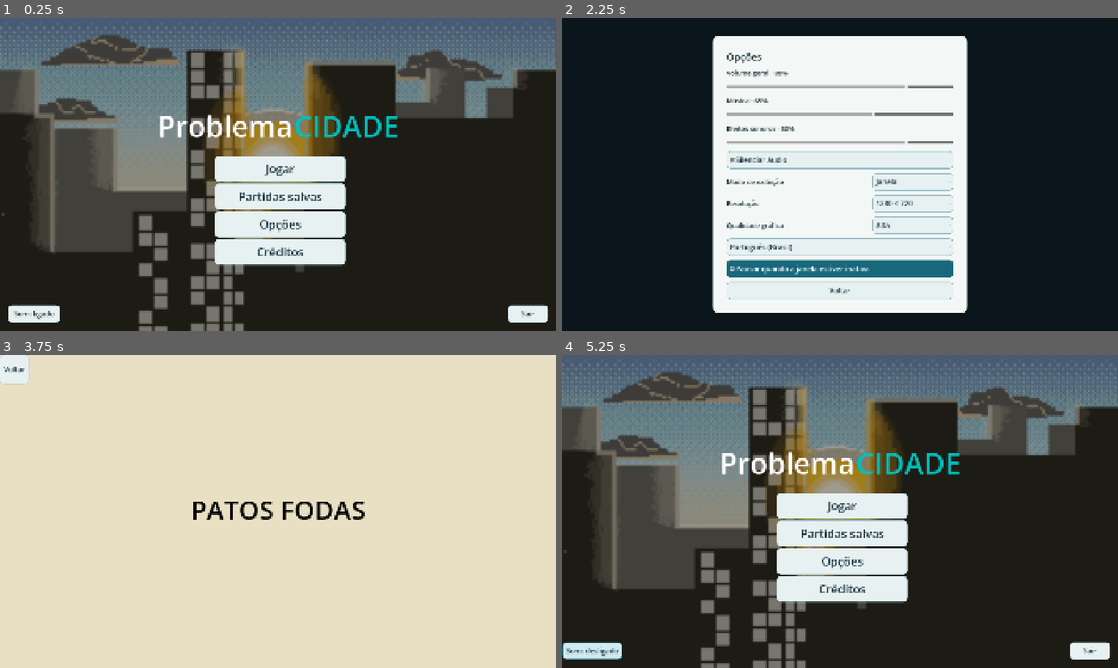
Above: before the commit, frames 1-4 (two rows, left to right).
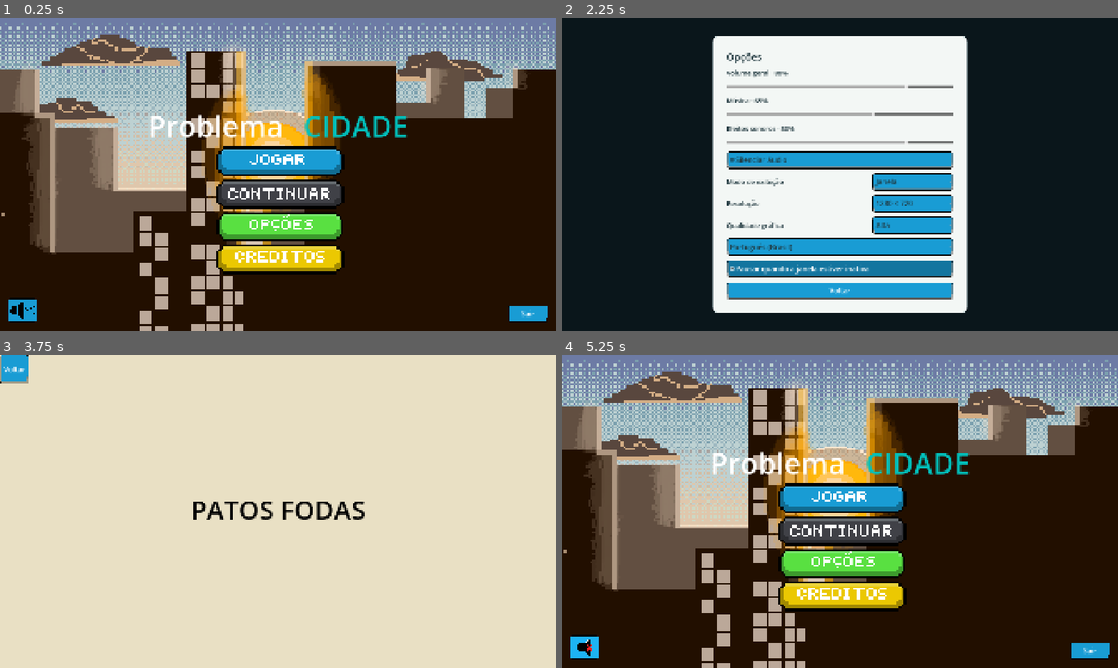
Above: after the commit, the same moments.

Repository: Jogojava/ProblemaCIDADE
Game: Godot game, scene res://scenes/ui/main_menu.tscn
Same seed, same stepped clock (60 frames per second), same inputs: the game is played once before the commit and once after it. Sound files missing from this copy of the repository are replaced by a short silence.
Inputs (mouse positions are in pixels of both pictures, inside the frame that each line leads up to; where the layout moved, square brackets give the same spot in the first picture):
- Up to frame 1 (0.25 s): no input
- Up to frame 2 (2.25 s): click "Partidas salvas" (after the commit: "Continuar") at 0.5 s; click "Voltar ao menu" at 1.25 s; click "Opções" at 2 s
- Up to frame 3 (3.75 s): click "Voltar" at 2.75 s; click "Créditos" at 3.5 s
- Up to frame 4 (5.25 s): click "Voltar" at 4.25 s; click (584, 646) [595, 652] at 5 s

The runs differ from the first frame. In frame 1, 53% of the frame differs, in the area x 0-100%, y 0-100%; in frame 2, 12%; in frame 3, 0.5%; in frame 4, 53%.

Commit message:
feat: integra as artes de Débora à interface do jogo
Aplica os botões do menu, estados de áudio e ícones de ocorrências, preservando os desenhos originais. Reutiliza bordas e cores nos controles e mantém suporte ao menu em inglês.

Validação: 118 verificações de interface e 1990 verificações da campanha aprovadas.

Diff:
--- a/godot/core/settings/settings_service.gd
+++ b/godot/core/settings/settings_service.gd
@@ -173,6 +173,14 @@
 	result.set_stylebox("focus", "OptionButton", focus)
 	result.set_stylebox("background", "ProgressBar", _style(Color("d3e1df"), Color("d3e1df"), 6, 0, 0))
 	result.set_stylebox("fill", "ProgressBar", _style(Color("28a3bb"), Color("28a3bb"), 6, 0, 0))
+	# Reuse Debora's pixel border and palette for functional controls.
+	for state in ["normal", "hover", "pressed", "disabled"]:
+		var tint := Color.WHITE
+		if state == "hover": tint = Color(1.15, 1.15, 1.15)
+		if state == "pressed": tint = Color(0.75, 0.75, 0.75)
+		result.set_stylebox(state, "Button", DeboraDesign.skin("button_gray" if state == "disabled" else "button_blue", tint, true))
+	for state in ["font_color", "font_hover_color", "font_focus_color", "font_pressed_color"]:
+		result.set_color(state, "Button", Color.WHITE)
 	return result
 
 func _style(background: Color, border: Color, radius: int, border_width: int, margin: int) -> StyleBoxFlat:
--- a/godot/scenes/ui/main_menu.gd
+++ b/godot/scenes/ui/main_menu.gd
@@ -19,6 +19,8 @@
 	$Menu/VBoxContainer/continuar.disabled = false
 	$Menu/VBoxContainer/continuar.text = "Partidas salvas"
 	$Menu/VBoxContainer/continuar.tooltip_text = "Abrir slots de salvamento."
+	SettingsService.changed.connect(_apply_design)
+	_apply_design()
 
 func _on_exit_pressed() -> void:
 	quit_confirmation.popup_centered()
@@ -67,3 +69,27 @@
 	var master := AudioServer.get_bus_index("Master")
 	var muted := master >= 0 and AudioServer.is_bus_mute(master)
 	$SoundButton.text = "Som: desligado" if muted else "Som: ligado"
+	$SoundButton.tooltip_text = tr($SoundButton.text)
+	$SoundButton.text = ""
+	$SoundButton.custom_minimum_size = Vector2(100, 83)
+	$SoundButton.offset_top = -111
+	$SoundButton.offset_right = 128
+	DeboraDesign.button($SoundButton, "sound_off" if muted else "sound_on", true)
+
+func _apply_design() -> void:
+	$Background.texture_filter = CanvasItem.TEXTURE_FILTER_NEAREST
+	$Background.modulate = Color.WHITE
+	$TitleGroup/HBoxContainer.add_theme_constant_override("separation", 16)
+	$TitleGroup/HBoxContainer/Label.custom_minimum_size.x = 520
+	$TitleGroup/HBoxContainer/Label.auto_translate_mode = Node.AUTO_TRANSLATE_MODE_DISABLED
+	var portuguese := not String(SettingsService.values.locale).begins_with("en")
+	var names := ["jogar", "continuar", "opcoes", "creditos"]
+	var art := ["play", "continue", "options", "credits"]
+	var blanks := ["blue", "gray", "green", "yellow"]
+	for index in range(names.size()):
+		var control: Button = $Menu/VBoxContainer.get_node(names[index])
+		control.custom_minimum_size = Vector2(440, 104)
+		DeboraDesign.button(control, art[index] if portuguese else "button_" + blanks[index], portuguese)
+	$Menu/VBoxContainer/continuar.text = "Continuar"
+	$Menu/VBoxContainer.add_theme_constant_override("separation", 8)
+	_sync_sound_button()
--- a/godot/scripts/game_hud.gd
+++ b/godot/scripts/game_hud.gd
@@ -193,7 +193,7 @@
 		var count_label: Label = count_labels[index]
 		var count_badge: PanelContainer = [high_count, medium_count, low_count][index]
 		var category_events: Array = _events_by_category.get(category, [])
-		button.text = "!"
+		DeboraDesign.marker(button, category)
 		count_label.text = str(category_events.size())
 		count_badge.visible = true
 		button.tooltip_text = "%s · %d" % [tr(_category_label(category)), category_events.size()]
@@ -213,7 +213,7 @@
 		button.position = Vector2(0, index * 92)
 		button.size = Vector2(84, 72)
 		button.add_theme_font_size_override("font_size", 28)
-		button.text = "!"
+		DeboraDesign.marker(button, categories[index])
 		badge.position = Vector2(88, index * 92 + 22)
 		badge.visible = true
 		badge.mouse_filter = Control.MOUSE_FILTER_IGNORE
@@ -233,7 +233,7 @@
 	_urgent_event_id = String(runtime_event.get("event_id", ""))
 	problem_tabs.visible = not _urgent_event_id.is_empty() and not _problem_mode
 	if _urgent_event_id.is_empty():
-		urgent_open_button.text = "!  Problema urgente"
+		urgent_open_button.text = "Problema urgente"
 		return
 	var phase := String(runtime_event.get("deadline_phase", "opening"))
 	var remaining := maxf(0.0, float(runtime_event.get("deadline_remaining_seconds", 180.0)))
@@ -242,7 +242,7 @@
 		if String(event_category) == EventDatabase.CATEGORY_URGENT:
 			urgent_count += 1
 	var title := String(runtime_event.get("title", "Problema urgente"))
-	urgent_open_button.text = "!  %s  (%d)" % [title, urgent_count]
+	urgent_open_button.text = "%s  (%d)" % [title, urgent_count]
 	urgent_open_button.tooltip_text = "Abrir problema urgente%s" % (" • %d na fila" % urgent_count if urgent_count > 1 else "")
 	urgent_phase.text = "PARA RESPONDER" if phase == "solving" else "PARA ABRIR"
 	urgent_countdown.text = _format_countdown(remaining)
@@ -273,6 +273,10 @@
 		_update_urgent_alert(_find_urgent_event())
 
 func _style_problem_button(button: Button, category: String) -> void:
+	button.texture_filter = CanvasItem.TEXTURE_FILTER_NEAREST
+	button.icon = load(DeboraDesign.ROOT + category + ".png")
+	button.expand_icon = true
+	button.add_theme_constant_override("icon_max_width", 28)
 	var accent := Color(0.25, 0.72, 0.9)
 	match category:
 		"common": accent = Color(0.36, 0.66, 0.27)
--- a/godot/tests/integration/capture_functional.gd
+++ b/godot/tests/integration/capture_functional.gd
@@ -27,6 +27,22 @@
 	root.size = Vector2i(1280, 720)
 	change_scene_to_file("res://scenes/ui/main_menu.tscn")
 	await _frames()
+	var design_settings := root.get_node("SettingsService")
+	var menu_play: Button = current_scene.get_node("Menu/VBoxContainer/jogar")
+	check(menu_play.get_theme_stylebox("normal").texture.resource_path.ends_with("debora/play.png"), "Menu usa a arte Jogar da Debora.")
+	var sound: Button = current_scene.get_node("SoundButton")
+	var was_muted: bool = design_settings.values.muted
+	await _click(sound)
+	check(bool(design_settings.values.muted) != was_muted, "Botao desenhado alterna o som.")
+	check(sound.get_theme_stylebox("normal").texture.resource_path.ends_with("sound_off.png" if not was_muted else "sound_on.png"), "Arte do som acompanha o estado.")
+	check(current_scene.get_global_rect().encloses(sound.get_global_rect()), "Botao de som fica inteiro na tela.")
+	await _click(sound)
+	design_settings.update("locale", "en")
+	check(menu_play.get_theme_color("font_color").a > 0.9, "Menu ingles exibe o texto traduzido.")
+	check(menu_play.get_theme_stylebox("normal").texture.resource_path.ends_with("button_blue.png"), "Menu ingles usa moldura sem texto portugues.")
+	design_settings.update("locale", "pt_BR")
+	await _frames()
+	check(menu_play.get_theme_color("font_color").a == 0.0, "Texto nativo nao duplica a legenda da arte portuguesa.")
 	await _capture("01-menu.png")
 	await _click(current_scene.get_node("Menu/VBoxContainer/jogar"))
 	check(current_scene.has_node("GameDialog"), "Jogar abre configuração de partida.")
@@ -46,6 +62,8 @@
 	await _click(_find_button(game._modal, "Iniciar mandato"))
 	await _frames()
 	game.time_manager.pause_game()
+	for pair in [[game.hud.high_button, "important"], [game.hud.medium_button, "common"], [game.hud.low_button, "optional"], [game.hud.urgent_open_button, "urgent"]]:
+		check(pair[0].icon.resource_path.ends_with("debora/" + pair[1] + ".png"), "Ocorrencia usa arte da categoria " + pair[1])
 	await _capture("04-cidade.png")
 	var controls: HBoxContainer = game.hud.get_node("TimeDock/TimeControls")
 	var skip := controls.get_node("SkipButton") as Button
@@ -292,6 +310,7 @@
 	await _frames()
 
 func _frames() -> void:
+	await create_timer(0.05).timeout
 	for _i in range(4):
 		await process_frame
 
--- /dev/null
+++ b/godot/ui/debora_design.gd
@@ -0,0 +1,35 @@
+class_name DeboraDesign
+extends RefCounted
+
+const ROOT := "res://assets/ui/debora/"
+
+static func skin(asset: String, tint := Color.WHITE, sliced := false) -> StyleBoxTexture:
+	var style := StyleBoxTexture.new()
+	style.texture = load(ROOT + asset + ".png")
+	style.modulate_color = tint
+	if sliced:
+		for side in [SIDE_LEFT, SIDE_RIGHT, SIDE_TOP, SIDE_BOTTOM]:
+			style.set_texture_margin(side, 8)
+			style.set_content_margin(side, 12)
+	return style
+
+static func button(button_node: Button, asset: String, baked_text := false) -> void:
+	button_node.texture_filter = CanvasItem.TEXTURE_FILTER_NEAREST
+	for state in ["normal", "hover", "pressed", "disabled"]:
+		var tint := Color.WHITE
+		if state == "hover": tint = Color(1.15, 1.15, 1.15)
+		if state == "pressed": tint = Color(0.75, 0.75, 0.75)
+		if state == "disabled": tint = Color(0.55, 0.55, 0.55, 0.7)
+		button_node.add_theme_stylebox_override(state, skin(asset, tint, not baked_text))
+	for state in ["font_color", "font_hover_color", "font_pressed_color", "font_focus_color", "font_disabled_color"]:
+		button_node.add_theme_color_override(state, Color.TRANSPARENT if baked_text else Color.WHITE)
+	button_node.add_theme_constant_override("outline_size", 0)
+
+static func marker(button_node: Button, category: String) -> void:
+	button_node.texture_filter = CanvasItem.TEXTURE_FILTER_NEAREST
+	button_node.icon = load(ROOT + category + ".png")
+	button_node.expand_icon = true
+	button_node.add_theme_constant_override("icon_max_width", 64)
+	button_node.text = ""
+	for state in ["normal", "hover", "pressed", "disabled"]:
+		button_node.add_theme_stylebox_override(state, StyleBoxEmpty.new())
Binary file added: godot/assets/ui/debora/button_blue.png
Not shown, added: godot/assets/ui/debora/button_blue.png.import
Binary file added: godot/assets/ui/debora/button_gray.png
Not shown, added: godot/assets/ui/debora/button_gray.png.import
Binary file added: godot/assets/ui/debora/button_green.png
Not shown, added: godot/assets/ui/debora/button_green.png.import
Binary file added: godot/assets/ui/debora/button_yellow.png
Not shown, added: godot/assets/ui/debora/button_yellow.png.import
Binary file added: godot/assets/ui/debora/common.png
Not shown, added: godot/assets/ui/debora/common.png.import
Binary file added: godot/assets/ui/debora/continue.png
Not shown, added: godot/assets/ui/debora/continue.png.import
(and 17 more such lines)
